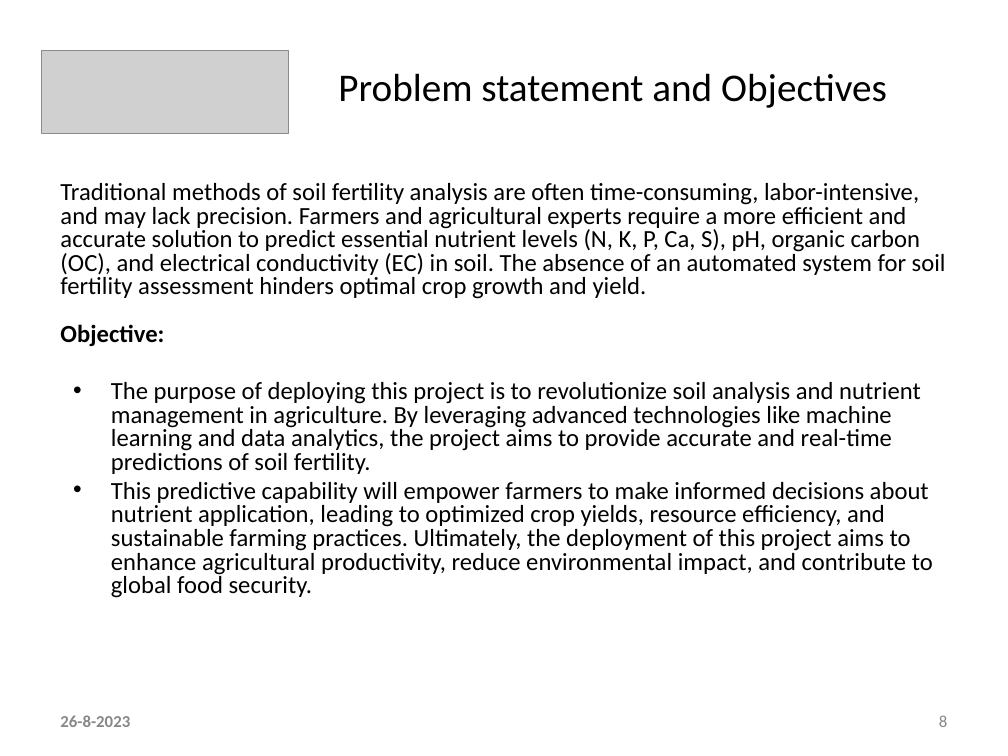
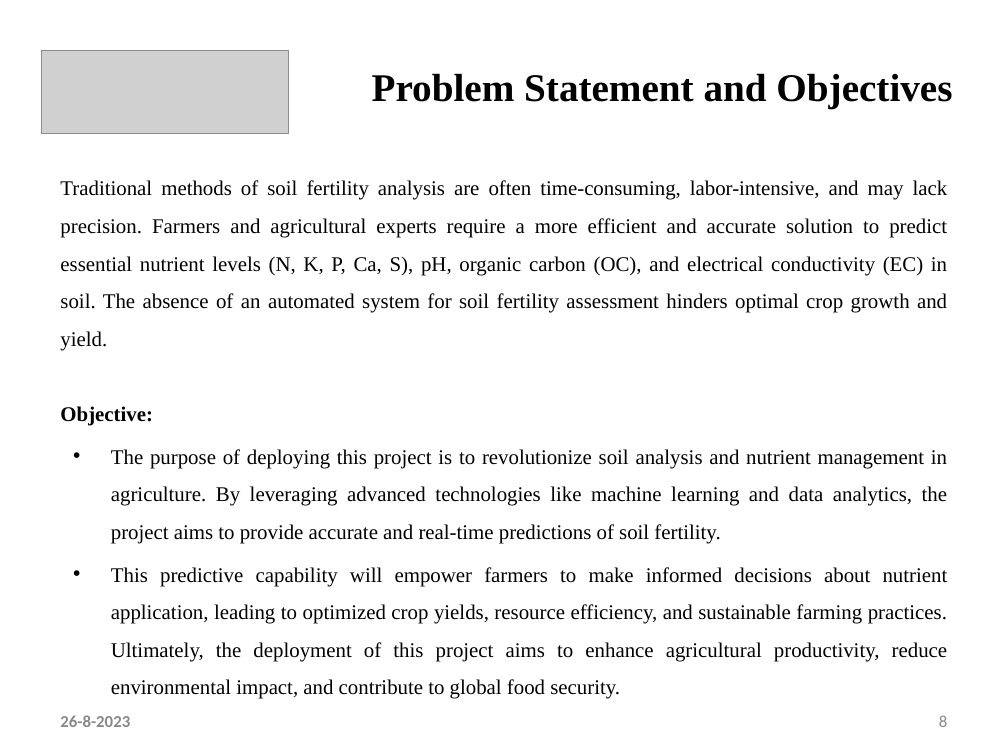
Before and after one commit to prakashy003/Soil-Analyzer, a slide deck: slide 8 of Documents/Review 1 ppt.pptx. Drawn at 1008x756 pixels with LibreOffice and Linux fonts; fonts in the diff are those of the drawing; grey boxes stand for pictures. Boxes give left, top, right and bottom in pixels: in the first picture for what was removed or moved away, otherwise in the second. Text is boxed around its words. In the diff, an @@ line names an element or a change of style, - is before the commit and + after.

Commit message:
Documentation of project

```diff
--- a/Documents/Review 1 ppt.pptx
+++ b/Documents/Review 1 ppt.pptx
@@ text at [372, 73, 952, 108]: text changed; font Calibri to Times New Roman; bold on @@
-Problem statement and Objectives
+Problem Statement and Objectives
@@ text "Traditional methods of soil fertility ..." at [60, 180, 948, 699]: size 17.6 to 14.9 pt, font Calibri to Times New Roman; alignment left to justified; line spacing 0.8 to 1.5 @@
```
Also in this commit, not shown: 14 other slides changed, 9 other files.
